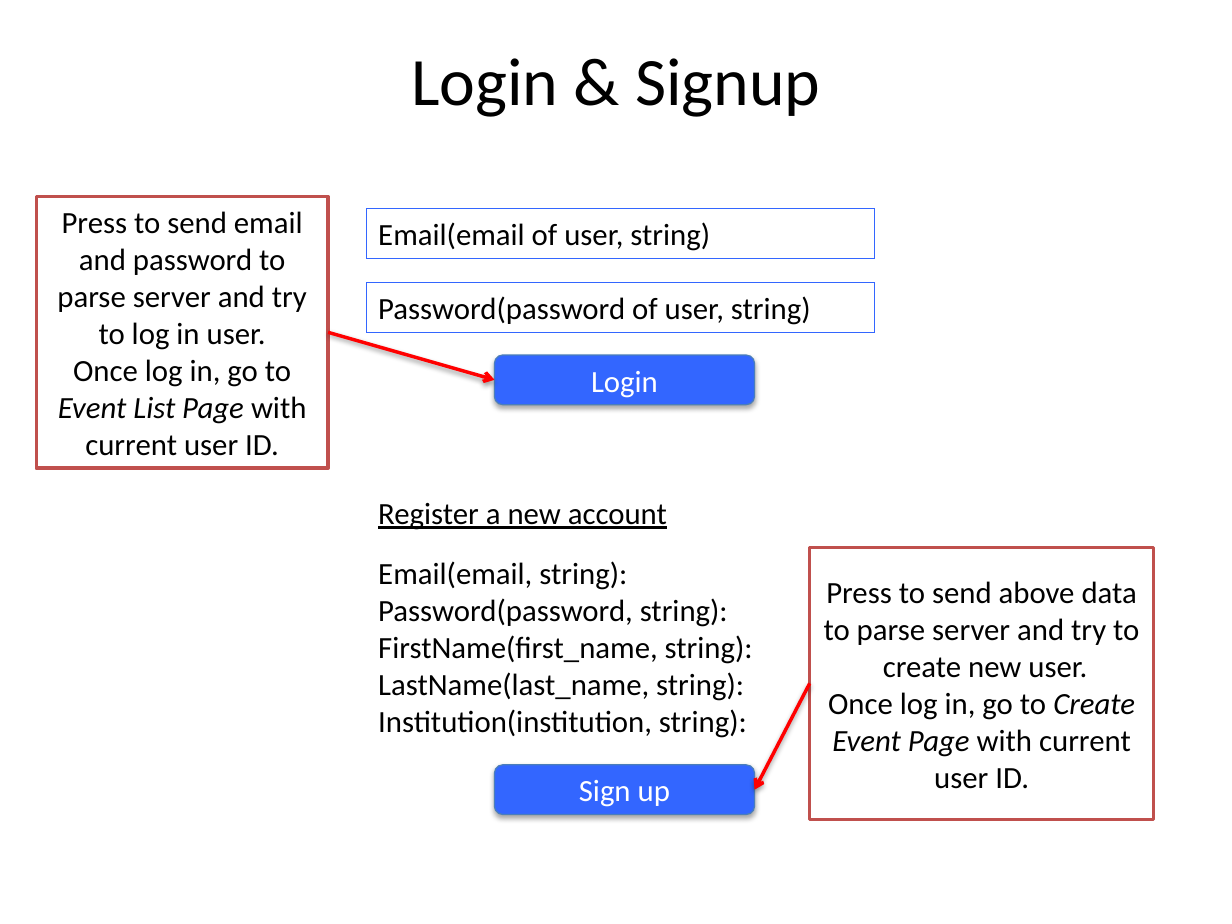
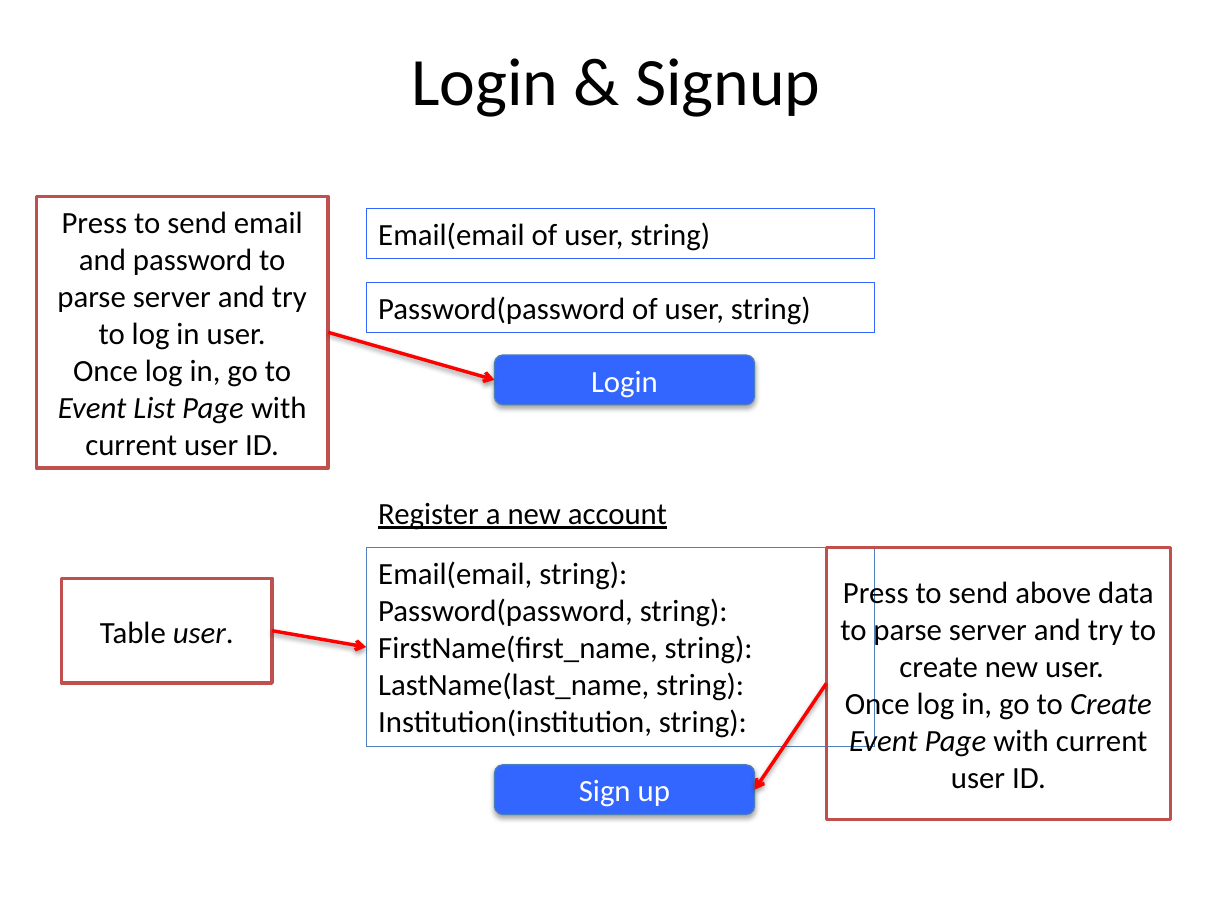
Before and after one commit to jan0054/colloquium.me-dev, a slide deck: slide 3 of web_source/cmmathweb 2.pptx. Drawn at 1232x924 pixels with LibreOffice and Linux fonts; fonts in the diff are those of the drawing. Boxes give left, top, right and bottom in pixels: in the first picture for what was removed or moved away, otherwise in the second. Text is boxed around its words. In the diff, an @@ line names an element or a change of style, - is before the commit and + after.

```diff
--- a/web_source/cmmathweb 2.pptx
+++ b/web_source/cmmathweb 2.pptx
@@ rectangle "Email(email, string):": place and size @@
-rectangle "Email(email, string):" at (378, 561, 753, 738)
+rectangle "Email(email, string):" at (366, 547, 873, 747)
@@ rectangle "Email(email, string):" at (366, 547, 873, 747): outline none to #4F81BD 0.75 pt @@
@@ rectangle "Press to send above data ...": place and size @@
-rectangle "Press to send above data ..." at (809, 547, 1153, 818)
+rectangle "Press to send above data ..." at (827, 547, 1170, 818)
@@ rectangle "Press to send above data ..." at (827, 547, 1170, 818): fill #FFFFFF to none @@
@@ rectangle added at (62, 578, 272, 683), fill #FFFFFF, outline #C0504D 2 pt, 18 pt, text #000000 @@
+Table user.
@@ arrow added from (272, 631) to (366, 647), #FF0000 2 pt @@
@@ arrow moved from (809, 684) - (754, 790) to (827, 684) - (754, 790) @@
```
Also in this commit, not shown: 2 other slides changed.
